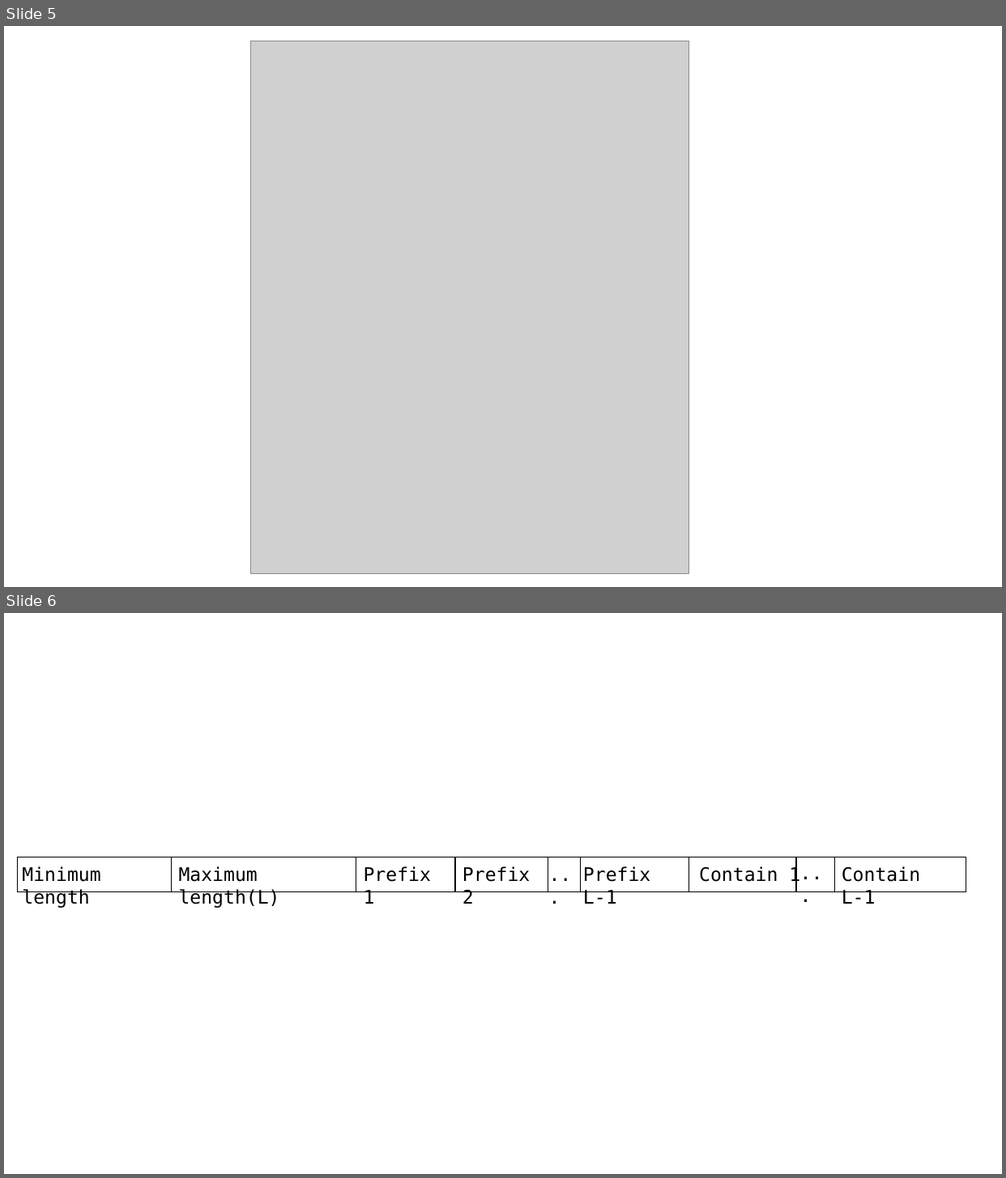
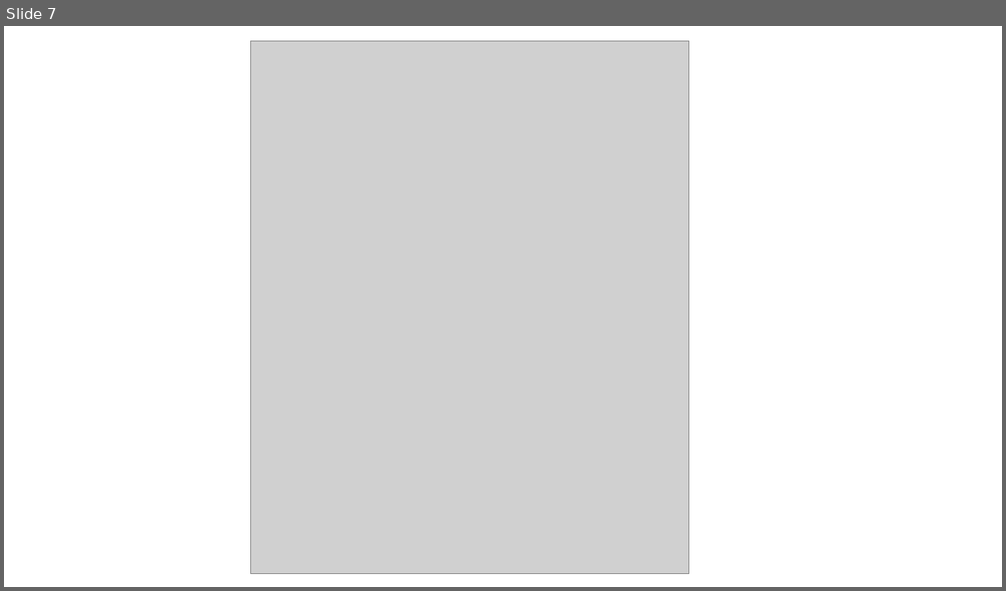
Before and after one commit to aritradhar/Thesis_Draft, a slide deck: images/ArrayIndex.pptx. Shown one above the other, each under a label of ours: slides 5 and 6 before the commit, slide 7 after it. The pictures are 1006x1178 and 1006x591 pixels, drawn with LibreOffice and Linux fonts; fonts in the diff are those of the drawing; grey boxes stand for pictures. Boxes give left, top, right and bottom in pixels: in the first picture for what was removed or moved away, otherwise in the second. Text is boxed around its words. In the diff, an @@ line names an element or a change of style, - is before the commit and + after.

```diff
--- a/images/ArrayIndex.pptx
+++ b/images/ArrayIndex.pptx
@@ slide 6 removed at box(4, 613, 1002, 1174), background #FFFFFF @@
@@ rectangle removed at box(18, 857, 967, 892) @@
@@ text removed at box(22, 867, 100, 908) @@
-Minimum length
@@ line removed from (171, 857) to (171, 892) @@
@@ text removed at box(179, 867, 280, 908) @@
-Maximum length(L)
@@ line removed from (356, 857) to (356, 892) @@
@@ text removed at box(364, 867, 431, 904) @@
-Prefix 1
@@ line removed from (455, 857) to (455, 892) @@
@@ text removed at box(462, 867, 530, 904) @@
-Prefix 2
@@ text removed at box(542, 859, 589, 889) @@
-...
@@ line removed from (548, 857) to (548, 892) @@
@@ line removed from (581, 857) to (581, 892) @@
@@ text removed at box(583, 867, 650, 904) @@
-Prefix L-1
@@ line removed from (689, 857) to (689, 892) @@
@@ text removed at box(699, 864, 822, 885) @@
-Contain 1
@@ text removed at box(793, 858, 840, 888) @@
-...
@@ line removed from (797, 856) to (797, 892) @@
@@ line removed from (835, 856) to (835, 892) @@
@@ text removed at box(842, 867, 920, 904) @@
-Contain L-1
@@ what was slide 5 is now slide 7 @@
```
Also in this commit, not shown: 1 slide changed, 5 slides added, 52 other files.
